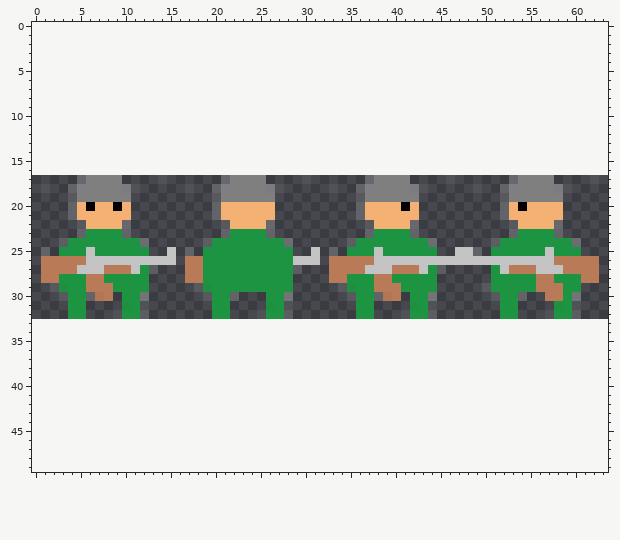
One commit to this pixel-art sprite: Mumble.FirstGame.MonogameShared/Content/The Dude.png. The first picture shows the starting point.
The file is 64x16 pixels. Pixels under 10% opacity are left out. Colours within 5 levels of each other are drawn and written as one. The old version is drawn lined up with the new one, on the new canvas.
Once edited:
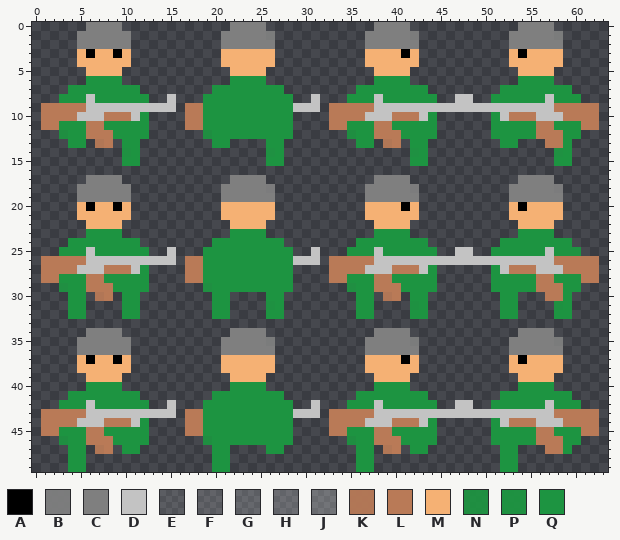
Palette (. is transparent): A #000000  B #7f7f7ff2  C #7f7f7f  D #c3c3c3  E #ffffff1d  F #ffffff26  G #ffffff2c  H #ffffff34  J #ffffff3d  K #b97a57ee  L #b97a57  M #f5b174  N #1d9441ef  P #1d9441f5  Q #1d9441
Difference:
canvas 64x16 -> 64x50, the old top-left corner now at 0,17
Changed rows in their new state; - is an unchanged pixel.
first column x 1:
 0 -----CCCC------------CCCC------------CCCC------------CCCC-----
 1 ----CCCCCC----------CCCCCB----------CCCCCB----------CCCCCB----
 2 ----CCCCCC----------CCCCCC----------CCCCCC----------CCCCCC----
 3 ----MAMMAM----------MMMMMM----------MMMMAM----------MAMMMM----
 4 ----MMMMMM----------MMMMMM----------MMMMMM----------MMMMMM----
 5 -----MMMM------------MMMM------------MMMM------------MMMM-----
 6 -----QQQQ------------QQQQ------------QQQQ------------QQQQ-----
 7 ---QQQQQQQQ--------QQQQQQQQ--------QQQQQQQQ--------QQQQQQQQ---
 8 --QQQDQQQQQQ--D---QQQQQQQQQQ--D---QQQDQQQQQQ--DD--QQQQQQDQQQ--
 9 LLLLLDDDDDDDDDD-LLQQQQQQQQQQDDD-LLLLLDDDDDDDDDDDDDDDDDDDDLLLLL
10 LLLLDDDLLLDQ----LLQQQQQQQQQQ----LLLLDDDLLLDQ------QDLLLDDDLLLL
11 LLQQQLLQQQQQ----LLQQQQQQQQQQ----LLQQQLLQQQQQ------QQQQQLLQQQLL
12 --NQQLLLQQQQ------NQQQQQQQQQ------NQQLLLQQQQ------QQQQQLLLQQ--
13 ---QQ-KL-QQ--------QQ----QQ--------QQ-KL-QQ--------QQ---LLQ---
14 ---------PQ--------------PQ--------------PQ--------------PQ---
15 ---------QQ--------------QQ--------------QQ--------------QQ---
17 ----.--------.------.--------.------.--------.------.--------.
18 .--.-----C.-----.--.------.-----.--.------.-----.--.------.---
19 ---.---------------.---------------.---------------.----------
20 ---.---------------.---------------.---------------.----------
21 ---.---------------.---------------.---------------.----------
22 ----.----.----------.----.----------.----.----------.----.----
23 ----.----.----------.----.----------.----.----------.----.----
24 --.--------.------.--------.------.--------.------.--------.--
25 .---------------.---------------.---------------.-------------
27 ------------.---------------.---------------.-----------------
29 -.---------------.---------------.---------------.------------
30 --.--.-----.------.--.-----.------.--.-----.------.--.-----.--
31 ---------Q-.---------------.---------------.---------------.--
32 --------.--.------------.--.------------.--.------------.--.--
34 -----CCCC------------CCCC------------CCCC------------CCCC-----
35 ----CCCCCC----------CCCCCB----------CCCCCB----------CCCCCB----
36 ----CCCCCC----------CCCCCC----------CCCCCC----------CCCCCC----
37 ----MAMMAM----------MMMMMM----------MMMMAM----------MAMMMM----
38 ----MMMMMM----------MMMMMM----------MMMMMM----------MMMMMM----
39 -----MMMM------------MMMM------------MMMM------------MMMM-----
40 -----QQQQ------------QQQQ------------QQQQ------------QQQQ-----
41 ---QQQQQQQQ--------QQQQQQQQ--------QQQQQQQQ--------QQQQQQQQ---
42 --QQQDQQQQQQ--D---QQQQQQQQQQ--D---QQQDQQQQQQ--DD--QQQQQQDQQQ--
43 LLLLLDDDDDDDDDD-LLQQQQQQQQQQDDD-LLLLLDDDDDDDDDDDDDDDDDDDDLLLLL
44 LLLLDDDLLLDQ----LLQQQQQQQQQQ----LLLLDDDLLLDQ------QDLLLDDDLLLL
45 LLQQQLLQQQQQ----LLQQQQQQQQQQ----LLQQQLLQQQQQ------QQQQQLLQQQLL
46 --NQQLLLQQQQ------NQQQQQQQQQ------NQQLLLQQQQ------QQQQQLLLQQ--
47 ---QQ-KL-QQ--------QQ----QQ--------QQ-KL-QQ--------QQ---LLQ---
48 ---QQ--------------QQ--------------QQ--------------QQ---------
49 ---QQ--------------QQ--------------QQ--------------QQ---------
Changed places in both pictures, as pixel boxes (x1, y1, x2, y2):
changed: (41, 22, 599, 472)
